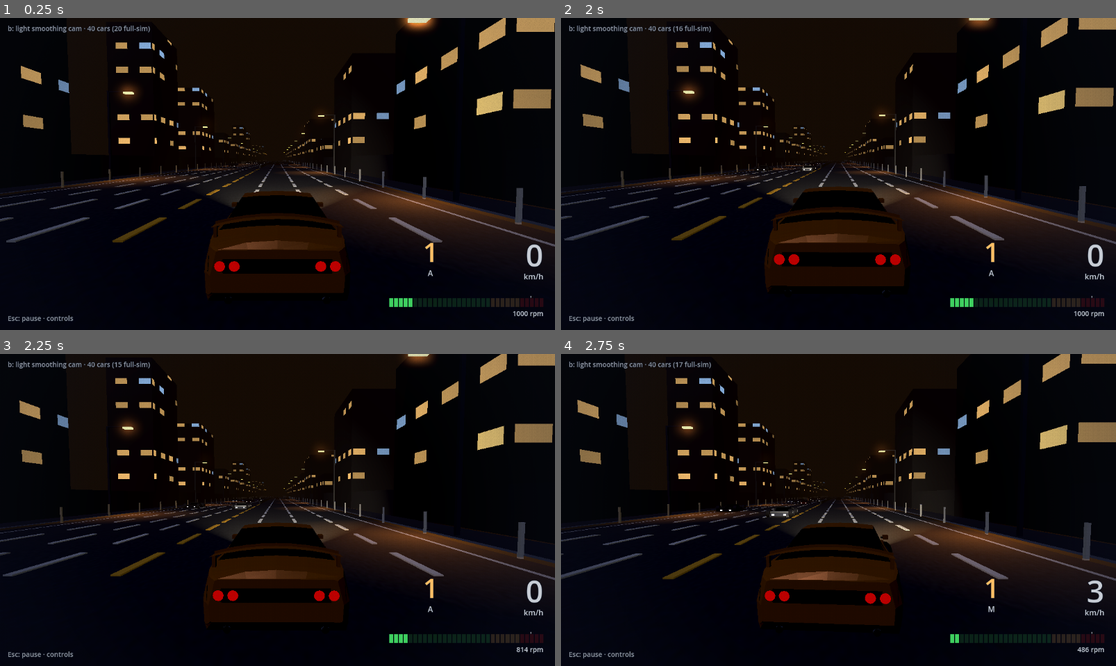
Above: before the commit, frames 1-4 (two rows, left to right).
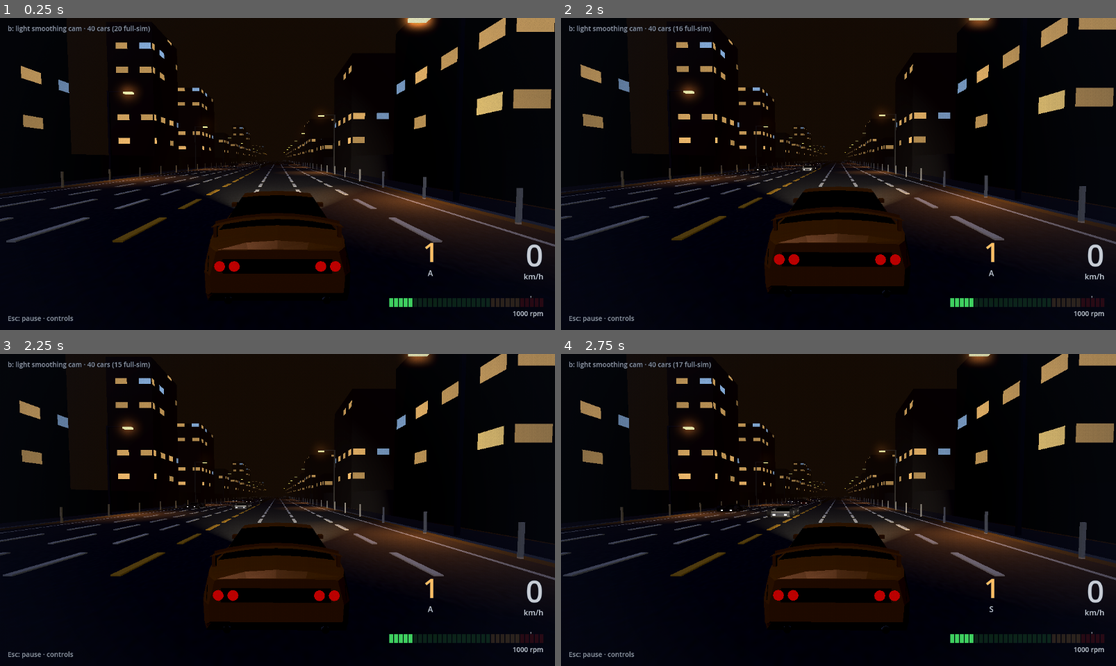
Above: after the commit, the same moments.

Repository: SmurfyHehe/neon-overdrive
Game: Godot game, scene res://Game.tscn
The game is run twice, just before and just after one commit, with the same random seed, the same clock (stepped at 60 frames per second) and the same inputs.
Inputs (mouse positions are in pixels of both pictures, inside the frame that each line leads up to):
- Up to frame 1 (0.25 s): no input
- Up to frame 2 (2 s): tap Enter at 0.5 s; move the mouse to (960, 158) at 0.52 s; hold D (steer_right) 0.53-1.25 s; hold Shift (clutch) 0.53-1.25 s; click (960, 158) at 0.67 s; tap X (starter) at 0.8 s; drag from (727, 189) to (810, 236) at 1.27 s
- Up to frame 3 (2.25 s): move the mouse to (333, 441) at 2.02 s; hold D (steer_right) from 2.03 s (still down); tap V (toggle_clutch_model, bound only before the commit) at 2.1 s
- Up to frame 4 (2.75 s): keep holding D (steer_right); tap G (toggle_gearbox) at 2.3 s

Frames 1-2 are identical in both runs. In frame 3, 0.2% of the frame differs, in the area x 0-100%, y 0-96%; in frame 4, 4.0%.

Commit message:
Transmission modes: G cycles auto / semi / manual
AUTO shifts itself; SEMI is Q/E with a self-working clutch; MANUAL adds the
realistic clutch (pedal on C, stall, starter on X) and refuses a gear change
or reverse unless the clutch is held. The mode is read off the existing
automatic_transmission and realistic_clutch flags, the HUD shows A/S/M, and
the old V clutch-model key is folded into G. tests/transmission_modes.gd.

Co-Authored-By: Claude Opus 5.5 (1M context) <noreply@anthropic.com>

Diff:
--- a/project.godot
+++ b/project.godot
@@ -156,11 +156,6 @@
 "events": [Object(InputEventKey,"resource_local_to_scene":false,"resource_name":"","device":-1,"window_id":0,"alt_press …(190 unchanged characters)…
 ]
 }
-toggle_clutch_model={
-"deadzone": 0.2,
-"events": [Object(InputEventKey,"resource_local_to_scene":false,"resource_name":"","device":-1,"window_id":0,"alt_pressed":false,"shift_pressed":false,"ctrl_pressed":false,"meta_pressed":false,"pressed":false,"keycode":86,"physical_keycode":0,"key_label":0,"unicode":0,"location":0,"echo":false,"script":null)
-]
-}
 camera_view={
 "deadzone": 0.2,
 "events": [Object(InputEventKey,"resource_local_to_scene":false,"resource_name":"","device":-1,"window_id":0,"alt_press …(190 unchanged characters)…
--- a/scripts/car_spec.gd
+++ b/scripts/car_spec.gd
@@ -137,7 +137,7 @@
 		# motor_drag stays at the default 0.005: 0.007 cost ~10 km/h of top speed.
 		"automatic_transmission": true,
 		"tyre_load_sensitivity": 0.12,  # Phase C: weight transfer costs grip (real tyres 0.1-0.3); 0 = off
-		"realistic_clutch": false,  # Phase C: clutch pedal, stall and starter; V toggles it in the game (off by default)
+		"realistic_clutch": false,  # Phase C: clutch pedal, stall and starter; on in the MANUAL gearbox mode (G cycles auto / semi / manual)
 		"turbo_boost_max": 0.0,  # Phase B: 0 = naturally aspirated; the T tuner can add boost
 		"brake_selects_reverse": false,  # R picks reverse (Roy); S only brakes
 		"automatic_time_between_shifts": 800.0,  # Phase A shift map: min ms between upshifts
--- a/scripts/hud.gd
+++ b/scripts/hud.gd
@@ -190,7 +190,7 @@
 	var engine_off: bool = player.realistic_clutch and not player.engine_running
 
 	lbl_gear.text = gear_text(gear)
-	lbl_mode.text = "A" if player.automatic_transmission else "M"
+	lbl_mode.text = PlayerCar.TRANSMISSION_LETTERS[player.transmission_mode()]
 	lbl_speed.text = str(kmh(player.current_speed()))
 	lbl_rpm.text = "%d rpm" % int(rpm)
 
--- a/scripts/pause_menu.gd
+++ b/scripts/pause_menu.gd
@@ -14,8 +14,8 @@
 		["accelerate", "Throttle"], ["brake", "Brake / reverse"], ["handbrake", "Handbrake"],
 		["steer_left", "Steer left"], ["steer_right", "Steer right"], ["reverse", "Reverse gear (when stopped)"]]],
 	["Gears & Engine", [
-		["shift_up", "Shift up (manual)"], ["shift_down", "Shift down (manual)"], ["toggle_gearbox", "Auto / manual gearbox"],
-		["clutch", "Clutch (hold)"], ["starter", "Starter (hold)"], ["toggle_clutch_model", "Clutch model on / off"]]],
+		["shift_up", "Shift up (manual)"], ["shift_down", "Shift down (manual)"], ["toggle_gearbox", "Gearbox: auto / semi / manual"],
+		["clutch", "Clutch (hold, manual)"], ["starter", "Starter (hold, manual)"]]],
 	["Camera", [["camera_cycle", "Camera smoothing"], ["camera_view", "Chase / cockpit view"]]],
 	["Audio & Radio", [["mute", "Mute"], ["radio_next", "Next radio station"]]],
 	["Menus", [["pause", "Pause / back"], ["tuning_panel", "Tuning panel"], ["autotune_panel", "Auto-Tune panel"]]],
--- a/scripts/player.gd
+++ b/scripts/player.gd
@@ -237,13 +237,9 @@
 	if Input.is_action_just_pressed("shift_up"):
 		manual_shift(1)
 	if Input.is_action_just_pressed("toggle_gearbox"):
-		automatic_transmission = not automatic_transmission
+		set_transmission_mode((transmission_mode() + 1) % Transmission.size())
 	if Input.is_action_just_pressed("reverse"):
 		toggle_reverse()
-	if Input.is_action_just_pressed("toggle_clutch_model"):
-		realistic_clutch = not realistic_clutch
-		engine_running = true
-		clutch_pedal = 0.0
 	clutch_input = 1.0 if Input.is_action_pressed("clutch") else 0.0
 	starter_input = Input.is_action_pressed("starter")
 	var throttle := Input.is_action_pressed("accelerate")
@@ -317,10 +313,48 @@
 ## moving or mid-shift.
 const REVERSE_MAX_SPEED := 1.5  # m/s (~5 km/h)
 func toggle_reverse() -> bool:
-	if is_shifting or current_speed() > REVERSE_MAX_SPEED:
+	if is_shifting or current_speed() > REVERSE_MAX_SPEED or not clutch_ready():
 		return false
 	shift(1 - current_gear if current_gear == -1 else -1 - current_gear)
 	return true
+
+## Transmission modes (2026-10-06, Roy's list). G cycles them:
+## - AUTO: the car shifts itself (GEVP's automatic box), no clutch pedal.
+## - SEMI: you shift (Q/E), the clutch works itself, as on a paddle-shift car.
+## - MANUAL: you shift AND work the clutch: the realistic clutch model (pedal on
+##   C, stall, starter on X) and a gear change needs the pedal pressed.
+## The mode is not a third flag: it is read off automatic_transmission and
+## realistic_clutch, so specs, the tuner and tests that set those still agree
+## with the HUD. It replaces the old V "clutch model on/off" key. Every launch
+## starts in AUTO, like before (the car spec's default).
+enum Transmission { AUTO, SEMI, MANUAL }
+const TRANSMISSION_LETTERS := ["A", "S", "M"]
+## Clutch input (0..1) that counts as "clutch in" for a MANUAL gear change. It
+## reads the input, not GEVP's smoothed clutch_pedal: that one only moves while
+## the car is in gear with the engine running, so from neutral or after a stall
+## it would never let you select a gear.
+const SHIFT_CLUTCH_MIN := 0.6
+
+func transmission_mode() -> int:
+	if automatic_transmission:
+		return Transmission.AUTO
+	return Transmission.MANUAL if realistic_clutch else Transmission.SEMI
+
+func set_transmission_mode(mode: int) -> void:
+	automatic_transmission = mode == Transmission.AUTO
+	realistic_clutch = mode == Transmission.MANUAL
+	# Same reset the old V toggle did: never hand over a stalled engine or a
+	# half-pressed pedal from the other model.
+	engine_running = true
+	clutch_pedal = 0.0
+
+## In MANUAL a gear change needs the clutch in; in the other modes it always may.
+func clutch_ready() -> bool:
+	return transmission_mode() != Transmission.MANUAL or clutch_input >= SHIFT_CLUTCH_MIN
+
+func manual_shift(count: int) -> void:
+	if clutch_ready():
+		super.manual_shift(count)
 
 ## HUD compatibility -- game.gd reads player.gear (int, -1/0/1..N) and
 ## player.current_speed(); both map directly onto what Vehicle already
--- a/tests/hud.gd
+++ b/tests/hud.gd
@@ -55,10 +55,10 @@
 	_check(hud.lbl_speed.text == str(Hud.kmh(p.current_speed())), "speed label '%s' does not match the car (%d km/h)" % [hud.lbl_speed.text, Hud.kmh(p.current_speed())])
 	_check(hud.lbl_unit.text == "km/h", "the unit should be km/h")
 	_check(hud.lbl_gear.text == Hud.gear_text(p.gear), "gear label '%s' does not match gear %d" % [hud.lbl_gear.text, p.gear])
-	_check(hud.lbl_mode.text == ("A" if p.automatic_transmission else "M"), "the A/M label should follow the gearbox")
+	_check(hud.lbl_mode.text == PlayerCar.TRANSMISSION_LETTERS[p.transmission_mode()], "the A/S/M label should follow the gearbox")
 	p.automatic_transmission = false
 	hud._refresh()
-	_check(hud.lbl_mode.text == "M", "manual gearbox should show M")
+	_check(hud.lbl_mode.text == ("M" if p.realistic_clutch else "S"), "a manual gearbox should show S, or M with the clutch pedal")
 	_check(hud.rpm_bar.frac >= 0.0 and hud.rpm_bar.frac <= 1.0, "the RPM bar fraction should be 0..1")
 	# shift cue: manual, first gear, rpm at the limit
 	p.current_gear = 1
--- /dev/null
+++ b/tests/transmission_modes.gd
@@ -0,0 +1,128 @@
+extends SceneTree
+
+# Transmission modes (2026-10-06), headless and silent, driven by direct calls
+# and a scripted driver (no key events):
+# - "toggle_gearbox" (G) is bound and cycles AUTO -> SEMI -> MANUAL -> AUTO, and
+#   the HUD letter follows (A / S / M); the old V clutch-model key is gone
+# - SEMI: Q/E shift with no clutch pedal, the engine never stalls, and the car
+#   pulls up through the gears to over 100 km/h
+# - MANUAL: a shift with the clutch out is refused; with the clutch in it goes
+#   through; the realistic clutch model (stall, starter) is on
+# Exit code 1 on failure. Run:
+#   Godot_v4.7.2-stable_win64_console.exe --headless --audio-driver Dummy --fixed-fps 60 --path . -s res://tests/transmission_modes.gd
+
+const TIMEOUT_TICKS := 60 * 60
+
+enum Step { BOOT, SEMI_DRIVE, MANUAL_STOP, MANUAL_NO_CLUTCH, MANUAL_CLUTCH, DONE }
+
+var step := Step.BOOT
+var step_start := 0
+var tick := 0
+var failures: Array[String] = []
+var throttle := 0.0
+var brake := 0.0
+var clutch := 0.0
+var semi_top_gear := 0
+
+func _initialize() -> void:
+	OS.set_environment("NEON_TRAFFIC", "0")  # an empty road, whatever run_tests.bat or the saved settings say
+	change_scene_to_file("res://Game.tscn")
+
+func _drive(c: PlayerCar) -> void:
+	c.throttle_input = throttle
+	c.brake_input = brake
+	c.clutch_input = clutch
+	c.steering_input = 0.0
+
+func _cycle(p: PlayerCar) -> void:
+	# What _read_keyboard does on G.
+	p.set_transmission_mode((p.transmission_mode() + 1) % PlayerCar.Transmission.size())
+
+func _physics_process(_delta: float) -> bool:
+	tick += 1
+	var game := current_scene
+	if game == null or game.get("player") == null or game.get("game_state") == null:
+		return tick > TIMEOUT_TICKS and _end("Game never became ready")
+	if tick > TIMEOUT_TICKS:
+		return _end("timed out in step %d" % step)
+	var p: PlayerCar = game.player
+	var hud: Hud = null
+	for c in game.get_children():
+		if c is Hud:
+			hud = c
+	p.driver = _drive
+	var waited := tick - step_start
+	match step:
+		Step.BOOT:
+			_check(InputMap.has_action("toggle_gearbox"), "no 'toggle_gearbox' action")
+			_check(not InputMap.has_action("toggle_clutch_model"), "the old V clutch-model action should be gone")
+			_check(p.transmission_mode() == PlayerCar.Transmission.AUTO, "the car should start in AUTO")
+			var seen := []
+			for i in 3:
+				hud._refresh()
+				seen.append(hud.lbl_mode.text)
+				_cycle(p)
+			_check(seen == ["A", "S", "M"], "G should cycle A, S, M on the HUD, got %s" % str(seen))
+			_check(p.transmission_mode() == PlayerCar.Transmission.AUTO, "a third G should come back to AUTO")
+			_cycle(p)  # SEMI
+			_check(not p.automatic_transmission and not p.realistic_clutch, "SEMI: manual box, auto clutch")
+			throttle = 1.0
+			_go(Step.SEMI_DRIVE)
+		Step.SEMI_DRIVE:
+			if p.current_gear == 0 and not p.is_shifting:
+				p.manual_shift(1)  # into first
+			elif p.motor_rpm > p.max_rpm * 0.9 and p.current_gear < p.gear_ratios.size():
+				p.manual_shift(1)
+			semi_top_gear = maxi(semi_top_gear, p.current_gear)
+			_check(p.engine_running, "SEMI: the engine stalled")
+			if Hud.kmh(p.current_speed()) >= 100 or waited > 60 * 20:
+				_check(Hud.kmh(p.current_speed()) >= 100, "SEMI: only reached %d km/h in 20 s" % Hud.kmh(p.current_speed()))
+				_check(semi_top_gear >= 3, "SEMI: only got to gear %d" % semi_top_gear)
+				throttle = 0.0
+				_go(Step.MANUAL_STOP)
+		Step.MANUAL_STOP:
+			if waited == 1:
+				_cycle(p)  # MANUAL
+				_check(not p.automatic_transmission and p.realistic_clutch, "MANUAL: manual box and the realistic clutch")
+				clutch = 1.0  # keep it from stalling while it brakes
+				brake = 1.0
+			if p.current_speed() < 0.5 and waited > 30:
+				brake = 0.0
+				clutch = 0.0
+				_go(Step.MANUAL_NO_CLUTCH)
+		Step.MANUAL_NO_CLUTCH:
+			if waited == 30:
+				var g := p.current_gear
+				p.manual_shift(-1)
+				_check(not p.is_shifting and p.current_gear == g, "MANUAL: a shift with the clutch out should be refused")
+				_check(not p.toggle_reverse(), "MANUAL: reverse with the clutch out should be refused")
+				p.set_transmission_mode(PlayerCar.Transmission.MANUAL)  # a stall above is fine; start clean
+				clutch = 1.0
+				_go(Step.MANUAL_CLUTCH)
+		Step.MANUAL_CLUTCH:
+			if waited == 30:
+				var g := p.current_gear
+				p.manual_shift(-1)
+				_check(p.is_shifting or p.current_gear != g, "MANUAL: a shift with the clutch in should go through")
+				_go(Step.DONE)
+		Step.DONE:
+			return _end("")
+	return false
+
+func _go(s: int) -> void:
+	step = s
+	step_start = tick
+
+func _check(ok: bool, msg: String) -> void:
+	if not ok:
+		failures.append(msg)
+		print("FAIL ", msg)
+
+func _end(msg: String) -> bool:
+	if msg != "":
+		failures.append(msg)
+	print("transmission_modes: %s" % ("PASS" if failures.is_empty() else "FAIL (%d)" % failures.size()))
+	for f in failures:
+		print("  ", f)
+	quit(0 if failures.is_empty() else 1)
+	return true
Not shown, added: tests/transmission_modes.gd.uid
Not shown, changed: tests/run_tests.bat
